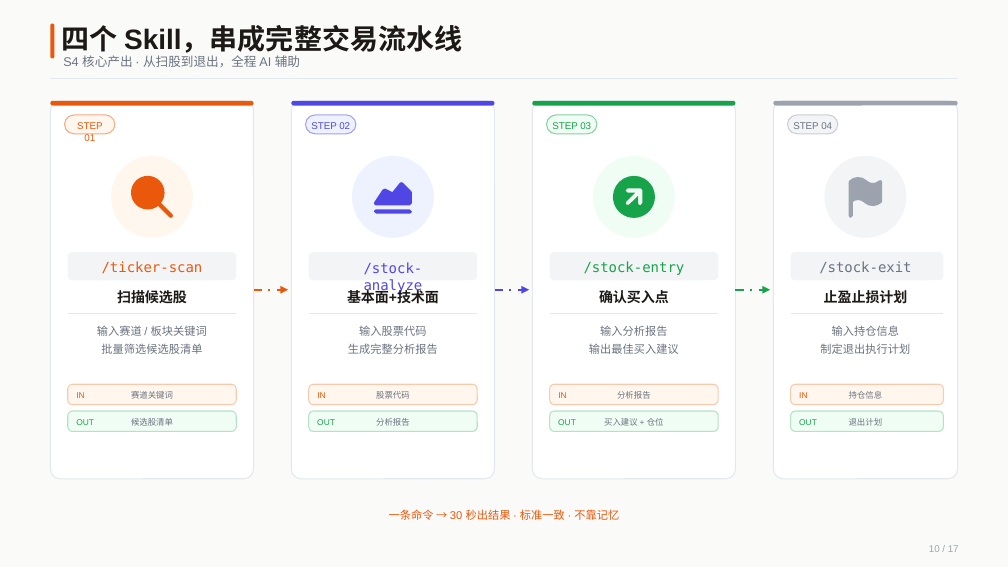
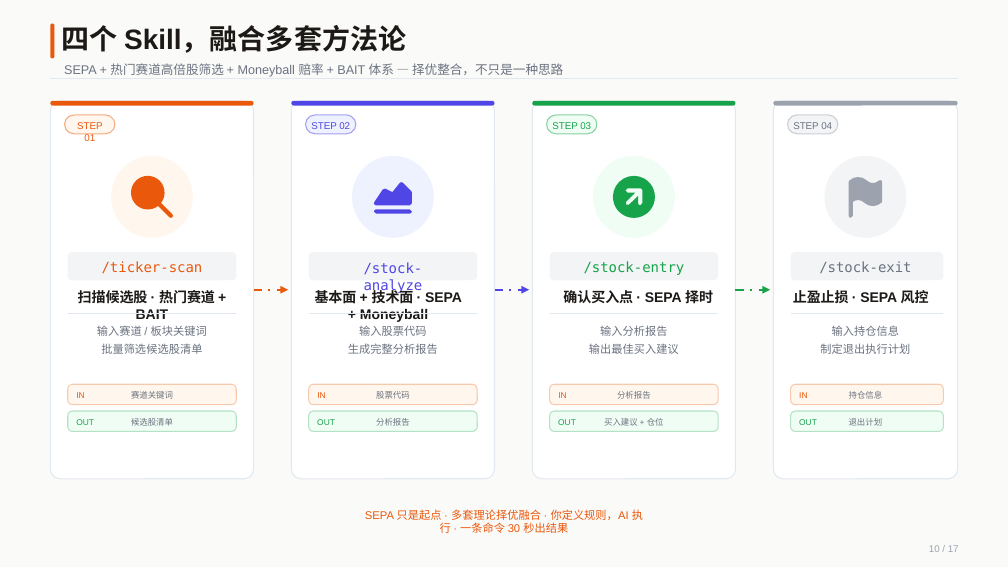
Before and after one commit to austinxyz/course-portal, a slide deck: slide 10 of dl/webinar-s4-stock-0717.pptx. Drawn at 1008x567 pixels with LibreOffice and Linux fonts; fonts in the diff are those of the drawing. Boxes give left, top, right and bottom in pixels: in the first picture for what was removed or moved away, otherwise in the second. Text is boxed around its words. In the diff, an @@ line names an element or a change of style, - is before the commit and + after.

```diff
--- a/dl/webinar-s4-stock-0717.pptx
+++ b/dl/webinar-s4-stock-0717.pptx
@@ text at (62, 25, 406, 53): text changed @@
-四个 Skill，串成完整交易流水线
+四个 Skill，融合多套方法论
@@ text removed at (63, 55, 300, 67) @@
-S4 核心产出 · 从扫股到退出，全程 AI 辅助
@@ text added at (64, 63, 563, 77), 9 pt, text #6B7280 @@
+SEPA + 热门赛道高倍股筛选 + Moneyball 赔率 + BAIT 体系 — 择优整合，不只是一种思路
@@ text at (78, 288, 215, 319): text changed @@
-扫描候选股
+扫描候选股 · 热门赛道 + BAIT
@@ text at (315, 288, 462, 322): text changed @@
-基本面+技术面
+基本面 + 技术面 · SEPA + Moneyball
@@ text at (563, 290, 713, 303): text changed @@
-确认买入点
+确认买入点 · SEPA 择时
@@ text at (793, 290, 929, 303): text changed @@
-止盈止损计划
+止盈止损 · SEPA 风控
@@ text at (365, 509, 643, 533): text changed @@
-一条命令 → 30 秒出结果 · 标准一致 · 不靠记忆
+SEPA 只是起点 · 多套理论择优融合 · 你定义规则，AI 执行 · 一条命令 30 秒出结果
```
Also in this commit, not shown: 9 other slides changed, 2 slides added, 1 slide removed, 5 other files.
